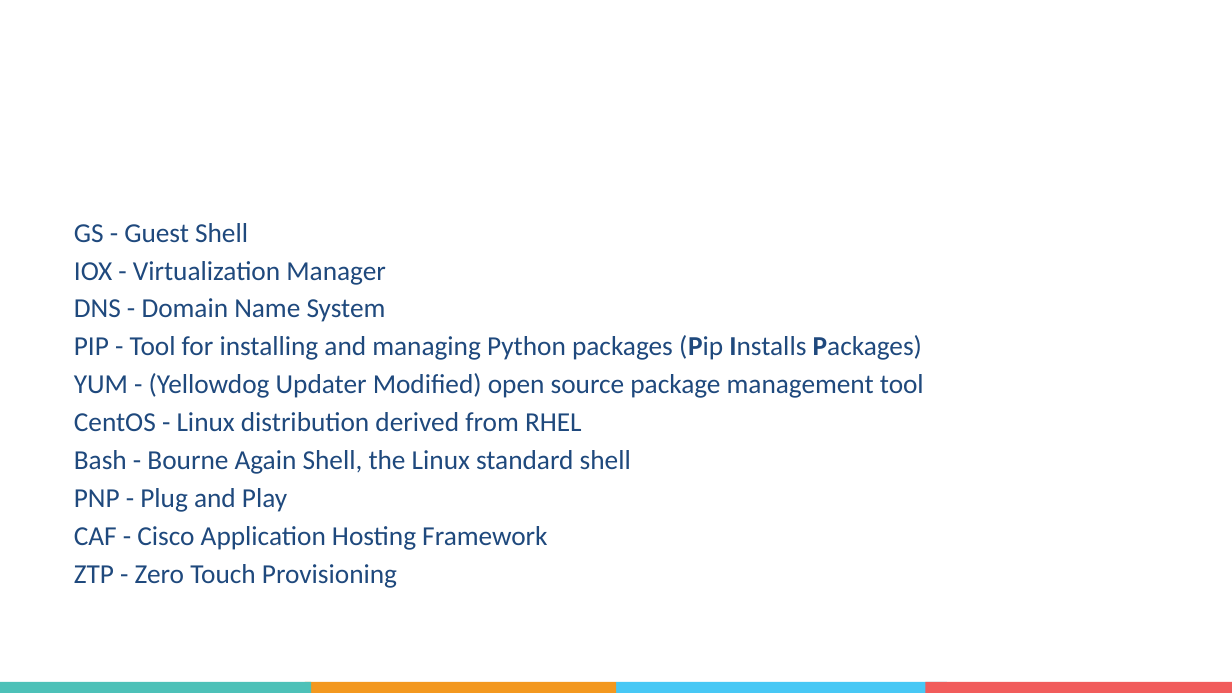
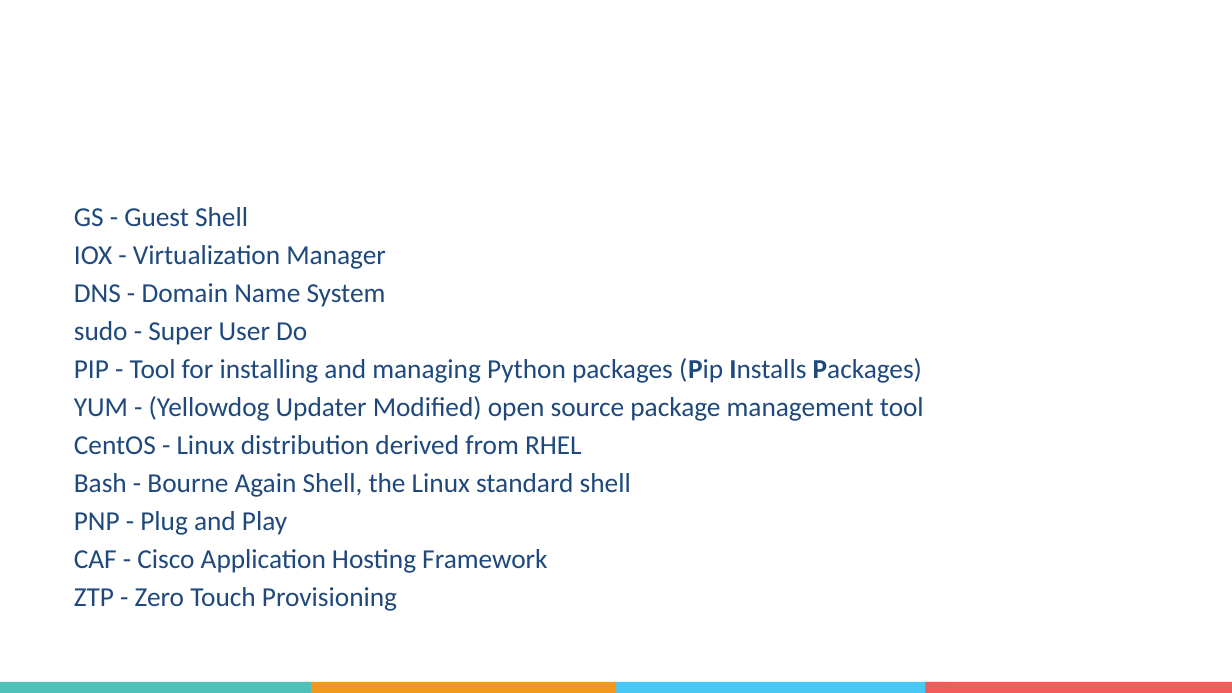
Before and after one commit to obrigg/DevNet_Create_2018, a slide deck: slide 8 of DevNetCreate-ConfigApprove.pptx. Drawn at 1232x693 pixels with LibreOffice and Linux fonts; fonts in the diff are those of the drawing; background and template pictures are left out. Boxes give left, top, right and bottom in pixels: in the first picture for what was removed or moved away, otherwise in the second. Text is boxed around its words. In the diff, an @@ line names an element or a change of style, - is before the commit and + after.

```diff
--- a/DevNetCreate-ConfigApprove.pptx
+++ b/DevNetCreate-ConfigApprove.pptx
@@ text "GS - Guest Shell" moved from (x1=74, y1=223, x2=924, y2=588) to (x1=74, y1=207, x2=924, y2=611) @@
@@ text at (x1=74, y1=321, x2=307, y2=345): paragraph added @@
+sudo - Super User Do
```
Also in this commit, not shown: 16 other slides changed, 1 other file.
